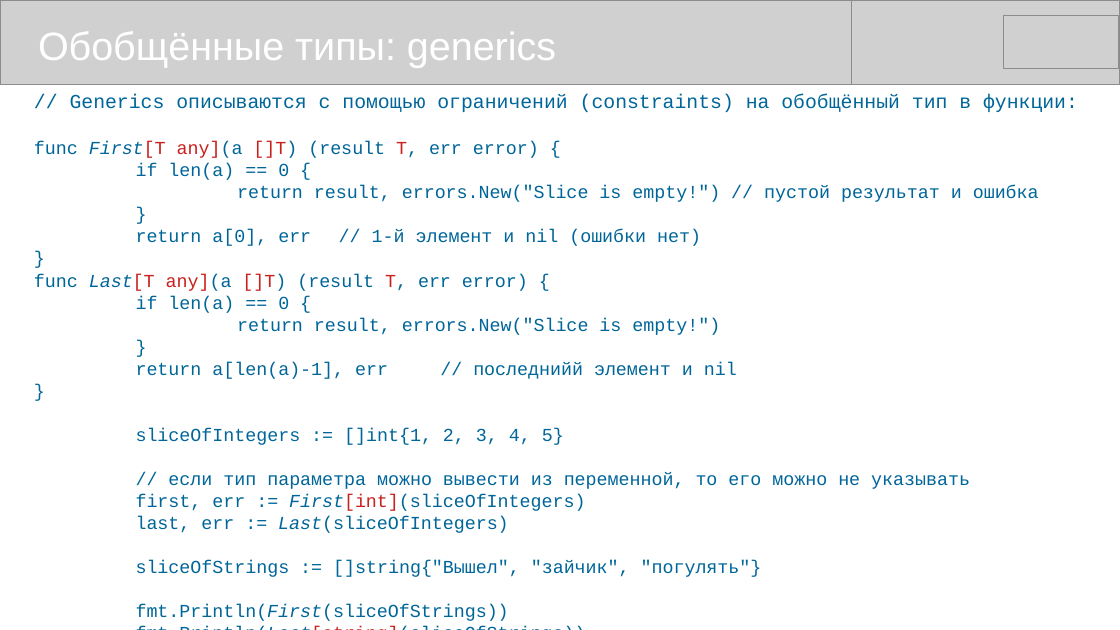
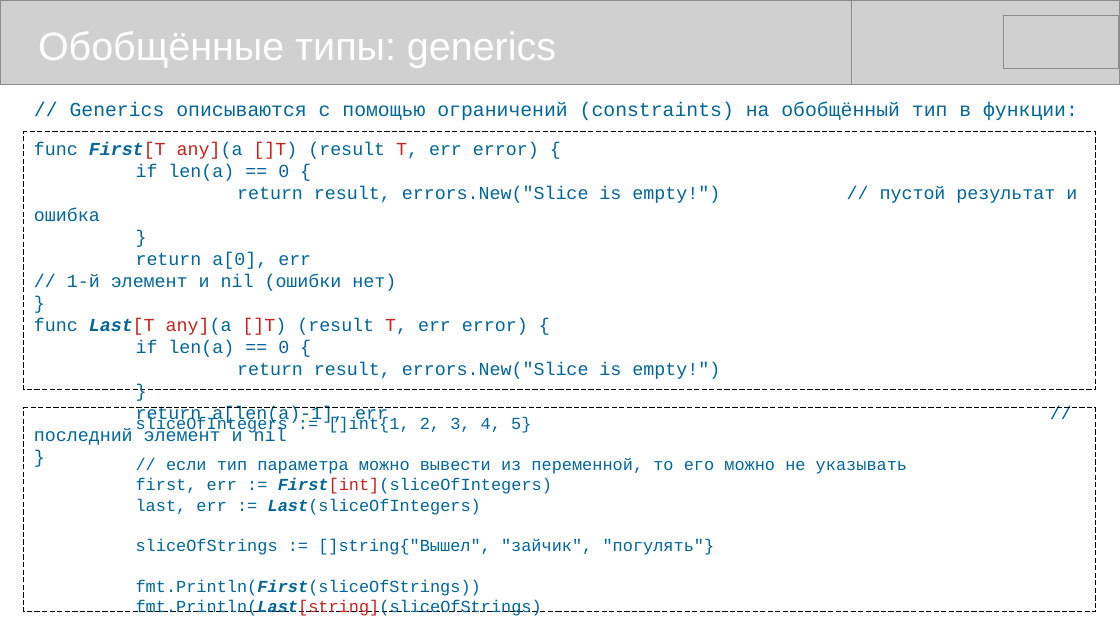
Before and after one commit to mike-shock/Go_language, a slide deck: slide 33 of Go_Preview.odp (slide 32 before the commit). Drawn at 1120x630 pixels with LibreOffice and Linux fonts; fonts in the diff are those of the drawing; grey boxes stand for pictures. Boxes give left, top, right and bottom in pixels: in the first picture for what was removed or moved away, otherwise in the second. Text is boxed around its words. In the diff, an @@ line names an element or a change of style, - is before the commit and + after.

```diff
--- a/Go_Preview.odp
+++ b/Go_Preview.odp
@@ text in rectangle at (70, 94, 1078, 112): paragraph removed @@
-// Generics описываются с помощью ограничений (constraints) на обобщённый тип в функции:
@@ text added at (70, 102, 1078, 120), 14 pt, text #006699 @@
+// Generics описываются с помощью ограничений (constraints) на обобщённый тип в функции:
@@ rectangle "func First[T any](a []T) (result ...": place and size @@
-rectangle "func First[T any](a []T) (result ..." at (34, 94, 1078, 621)
+rectangle "func First[T any](a []T) (result ..." at (24, 132, 1097, 390)
@@ rectangle "func First[T any](a []T) (result ..." at (24, 132, 1097, 390): outline none to #000000 0 pt dashed @@
@@ text in rectangle at (34, 142, 539, 335): bold on in "First[T", "Last[T" @@
@@ rectangle added at (24, 409, 1097, 613), outline #000000 0 pt dashed, 12 pt, text #006699 @@
+sliceOfIntegers := []int{1, 2, 3, 4, 5}
+// если тип параметра можно вывести из переменной, то его можно не указывать
+first, err := First[int](sliceOfIntegers)
+last, err := Last(sliceOfIntegers)
+sliceOfStrings := []string{"Вышел", "зайчик", "погулять"}
+fmt.Println(First(sliceOfStrings))
+fmt.Println(Last[string](sliceOfStrings)
@@ text in rectangle at (34, 407, 388, 445): text changed @@
-return a[len(a)-1], err // последнийй элемент и nil
+return a[len(a)-1], err // последний элемент и nil
@@ text in rectangle at (136, 428, 970, 621): paragraphs removed @@
-sliceOfIntegers := []int{1, 2, 3, 4, 5}
-// если тип параметра можно вывести из переменной, то его можно не указывать
-first, err := First[int](sliceOfIntegers)
-last, err := Last(sliceOfIntegers)
-sliceOfStrings := []string{"Вышел", "зайчик", "погулять"}
-fmt.Println(First(sliceOfStrings))
-fmt.Println(Last[string](sliceOfStrings))
```
Also in this commit, not shown: 12 other slides changed, 2 slides added, 1 slide removed, 1 other file.
